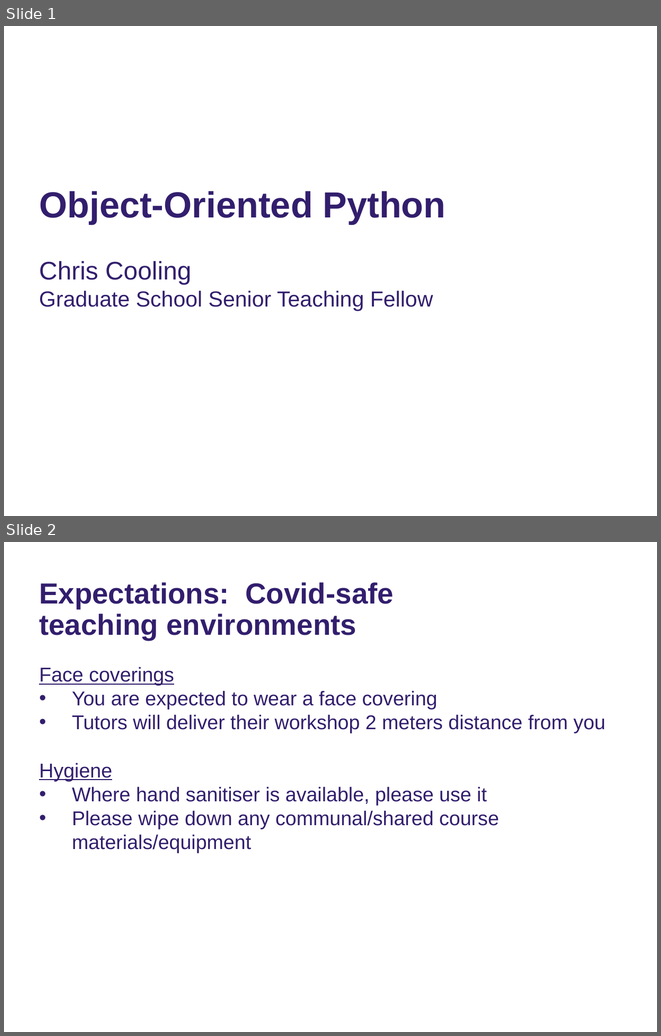
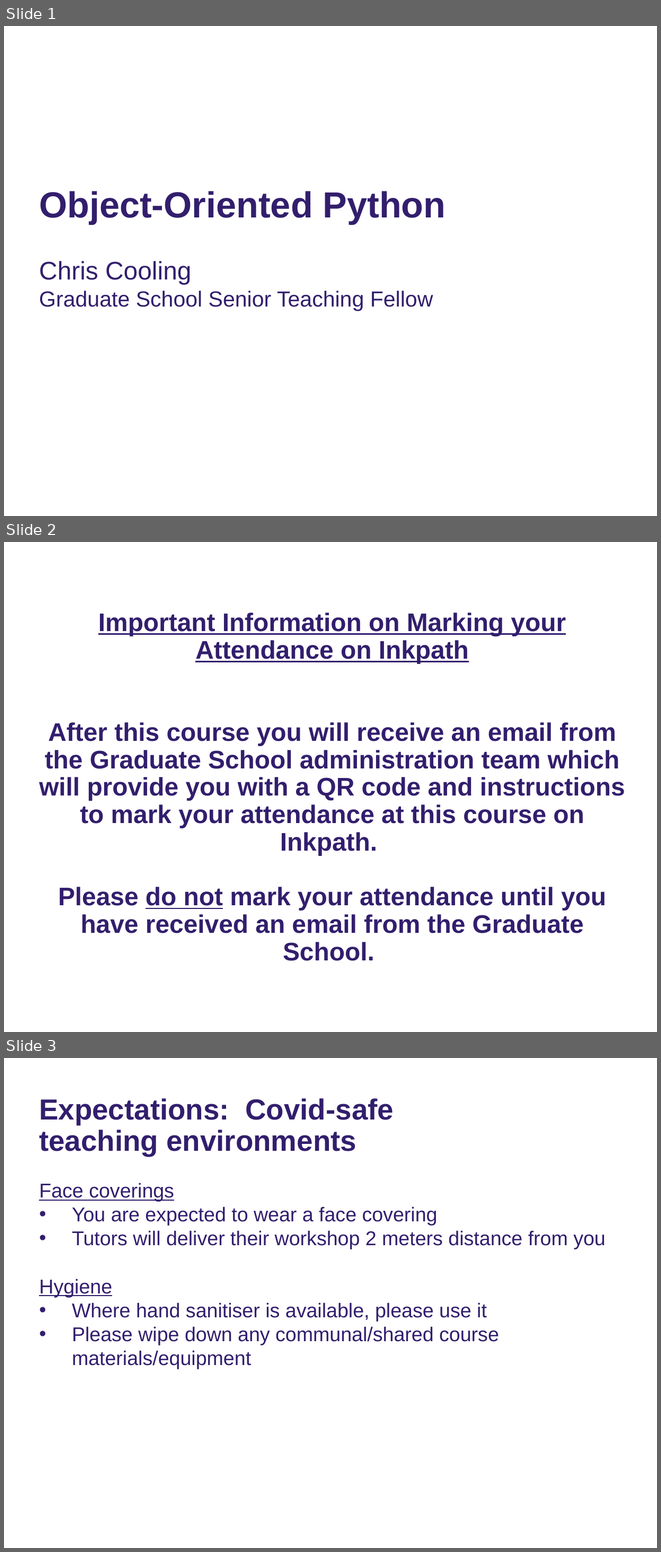
Before and after one commit to ImperialCollegeLondon/RCDS-object-oriented-python, a slide deck: Object-Oriented Python Slides.pptx. Shown one above the other, each under a label of ours: slides 1 and 2 before the commit, slides 1, 2 and 3 after it. The pictures are 661x1036 and 661x1552 pixels, drawn with LibreOffice and Linux fonts; fonts in the diff are those of the drawing; background and template pictures are left out. Boxes give left, top, right and bottom in pixels: in the first picture for what was removed or moved away, otherwise in the second. Text is boxed around its words. In the diff, an @@ line names an element or a change of style, - is before the commit and + after.

Commit message:
Added Inkpath slide

```diff
--- a/Object-Oriented Python Slides.pptx
+++ b/Object-Oriented Python Slides.pptx
@@ slide 2 added at [4,542,657,1032], background #FFFFFF @@
@@ title added at [39,640,625,961], 28 pt, text #321E6D, bold @@
+Important Information on Marking your Attendance on Inkpath
+After this course you will receive an email from the Graduate School administration team which will provide you with a QR code and instructions to mark your attendance at this course on Inkpath.
+Please do not mark your attendance until you have received an email from the Graduate School.
@@ what was slide 2 is now slide 3 @@
```
